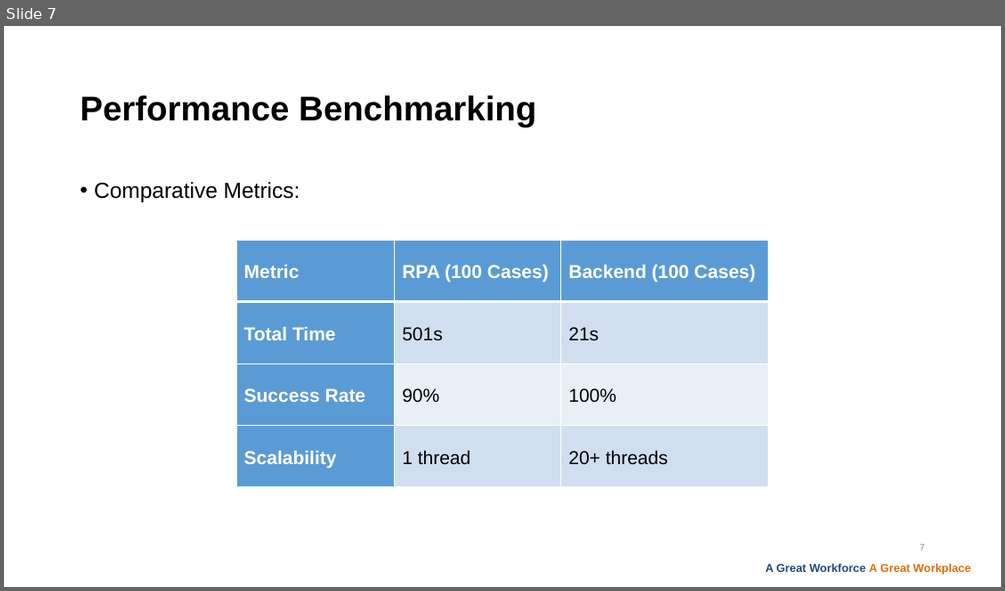
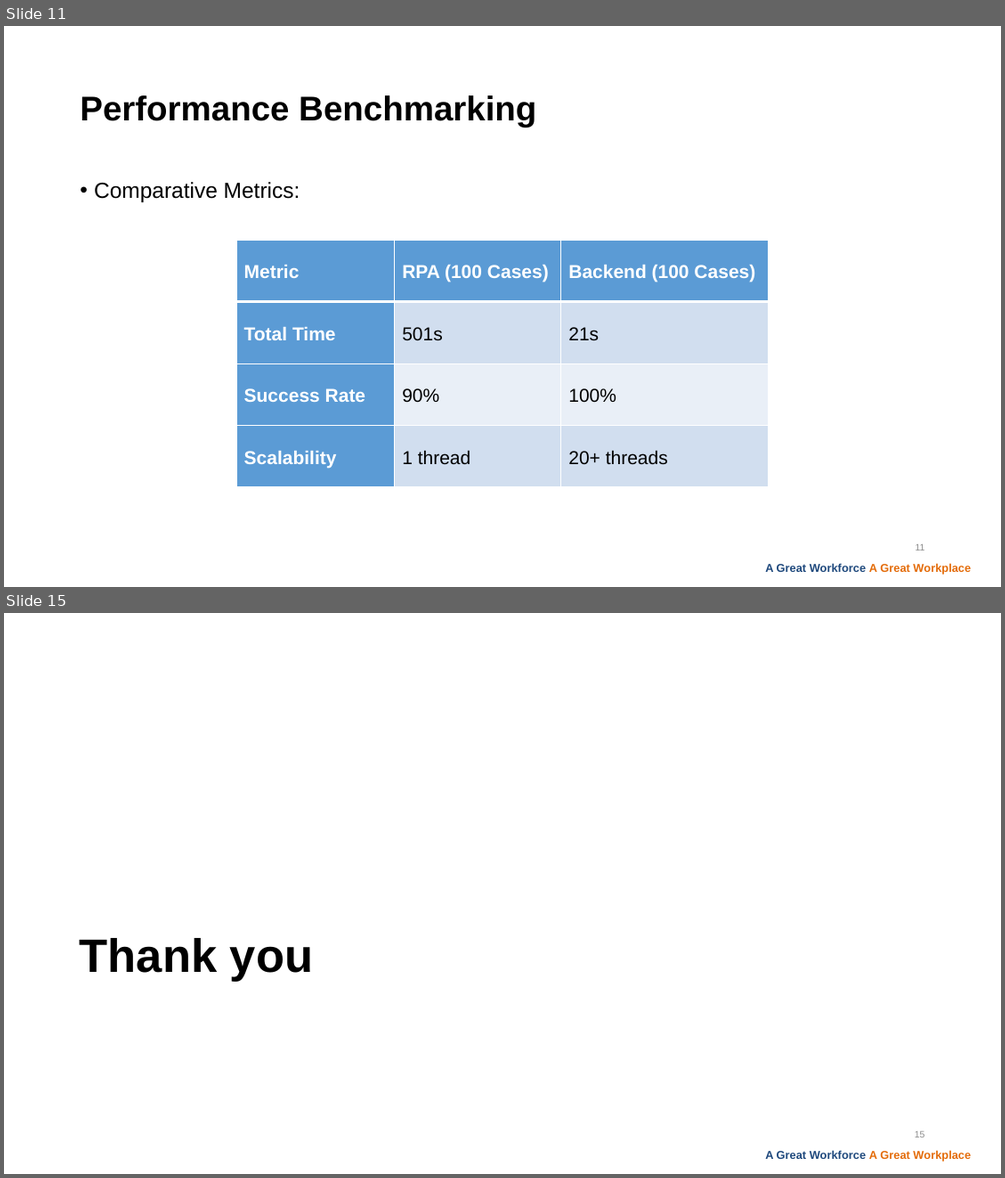
Before and after one commit to 1lhc/database, a slide deck: Presentation1.pptx. Shown one above the other, each under a label of ours: slide 7 before the commit, slides 11 and 15 after it; the slides between them are not shown. The pictures are 1005x591 and 1005x1178 pixels, drawn with LibreOffice and Linux fonts; fonts in the diff are those of the drawing; background and template pictures are left out. Boxes give left, top, right and bottom in pixels: in the first picture for what was removed or moved away, otherwise in the second. Text is boxed around its words. In the diff, an @@ line names an element or a change of style, - is before the commit and + after.

```diff
--- a/Presentation1.pptx
+++ b/Presentation1.pptx
@@ slide 15 added at box(4, 613, 1001, 1174), background #FFFFFF; not listed: 1 template element that a slide beside it also shows @@
@@ title added at box(80, 938, 313, 981), 45 pt, text #000000, bold @@
+Thank you
@@ page number added at box(914, 1131, 925, 1137), 9 pt, text #8C8C8C @@
+15
@@ what was slide 7 is now slide 11 @@
@@ page number at box(915, 544, 925, 550): text changed @@
-7
+11
```
Also in this commit, not shown: 5 slides changed, 6 other slides added, 8 slides removed.
